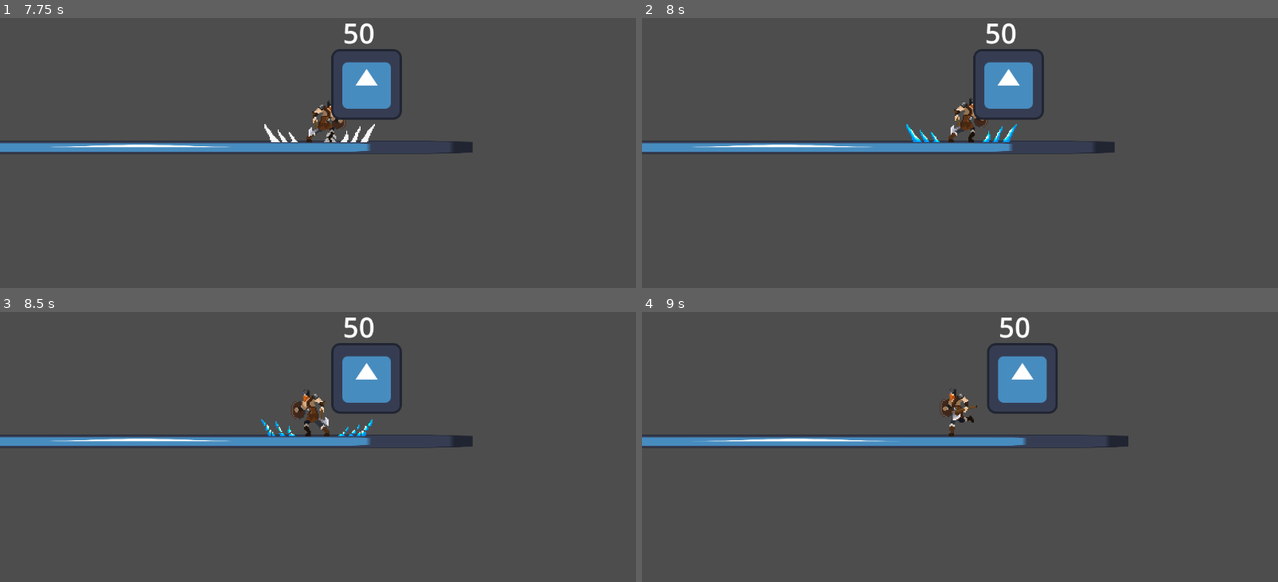
Above: before the commit, frames 1-4 (two rows, left to right).
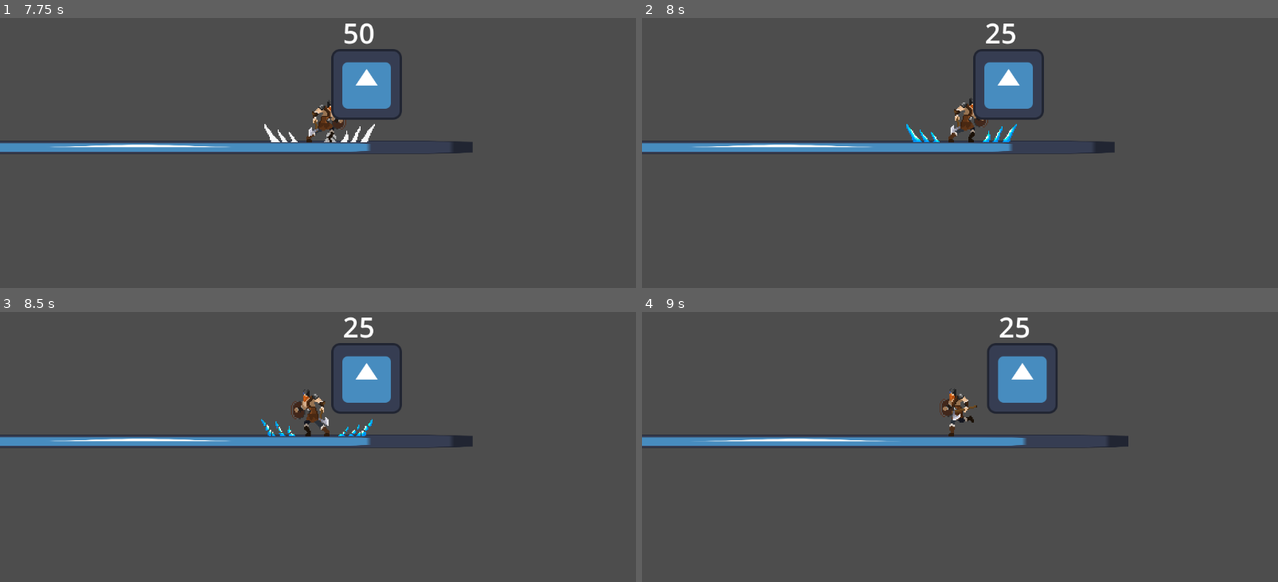
Above: after the commit, the same moments.

Repository: DoomerDuck/Cocktail-Viking-Final
Game: Godot game, scene res://Levels/test_level.tscn
The game is run twice, just before and just after one commit, with the same random seed, the same clock (stepped at 60 frames per second) and the same inputs. The engine's default icon, where the game draws it, is replaced by a stand-in: a white triangle on a blue panel in a dark square.
Inputs (mouse positions are in pixels of both pictures, inside the frame that each line leads up to):
- Up to frame 1 (7.75 s): move the mouse to (286, 180) at 0.52 s; hold D (right) 0.53-2.03 s; tap F (buff) at 0.6, 1.55, 3.05, 4.35, 5.85, 7.55 s; tap Space (jump) at 0.77, 0.8, 1.07, 1.35, 1.52, 1.82, 2.3, 3.02, 3.32, 3.77, 3.8, 4.07, 4.52, 4.82, 5.3, 6.02, 6.32, 6.6, 6.77, 7.07, 7.52 s; move the mouse to (508, 163) at 1.27 s; move the mouse to (127, 55) at 2.02 s; hold A (left) 2.03-4.28 s; tap R (attack_aoe) at 2.1, 7.35 s; move the mouse to (349, 109) at 2.77 s; click (349, 109) at 2.85 s; move the mouse to (222, 20) at 3.52 s; right-click (222, 20) at 3.6 s; tap Enter at 4.25 s; move the mouse to (457, 90) at 4.27 s; hold D (right) from 4.28 s (still down); move the mouse to (190, 126) at 5.02 s; tap Shift (dash) at 5.1 s; move the mouse to (381, 31) at 5.77 s; move the mouse to (286, 180) at 6.52 s; move the mouse to (508, 163) at 7.27 s
- Up to frame 2 (8 s): keep holding D (right); tap Space (jump) at 7.82 s
- Up to frame 3 (8.5 s): move the mouse to (127, 349) at 8.02 s; release D (right) at 8.03 s; hold A (left) from 8.03 s (still down); click (127, 349) at 8.1 s; tap Space (jump) at 8.3 s
- Up to frame 4 (9 s): keep holding A (left); move the mouse to (991, 403) at 8.77 s; right-click (991, 403) at 8.85 s

Frame 1 is identical in both runs. In frame 2, 0.2% of the frame differs, in the area x 54-59%, y 1-10%; in frame 3, 0.2%; in frame 4, 0.2%, in the area x 56-61%, y 1-10%.

Commit message:
AOE attack and Buff
created the AOE attack and buff mechanincs

Diff:
--- a/Levels/test_level.gd
+++ b/Levels/test_level.gd
@@ -7,7 +7,7 @@
 
 
 # Called every frame. 'delta' is the elapsed time since the previous frame.
-func _process(delta: float) -> void:
+func _process(_delta: float) -> void:
 	pass
 
 
--- a/Player/attacking_aoe.gd
+++ b/Player/attacking_aoe.gd
@@ -4,8 +4,6 @@
 var attack_timer : float = 0.0
 @onready var player_sprite = $"../Sprite2D"
 @onready var aoe_area = $"../AOEAttackArea/AOE"
-var aoe_damage : int = 25
-var is_aoe : bool = false
 
 func enter_state(player_node):
 	super(player_node)
@@ -21,11 +19,15 @@
 	attack_timer -= delta
 	if attack_timer <= 0:
 		aoe_area.disabled = true
-		is_aoe = false
 		player.change_state("IdleState")
 func aoe_attack():
-	aoe_area.disabled = false
+	$AOETimer.start()
 
 func _on_aoe_attack_area_body_entered(body: Node2D) -> void:
-	if body.is_in_group("Enemy") and is_aoe:
-		body.health -= aoe_damage
+	if body.is_in_group("Enemy"):
+		body.health -= player.aoe_damage
+		print("dmg")
+
+
+func _on_aoe_timer_timeout() -> void:
+	aoe_area.disabled = false
--- a/Player/attacking_state.gd
+++ b/Player/attacking_state.gd
@@ -5,7 +5,6 @@
 @onready var player_sprite = $"../Sprite2D"
 @onready var hitbox_right : CollisionShape2D = $"../MeleeAttackAreaRight/RightMelee"
 @onready var hitbox_left : CollisionShape2D = $"../MeleeAttackAreaLeft/LeftMelee"
-var melee_damage : int = 15
 var is_melee : bool = false
 
 func enter_state(player_node):
@@ -33,8 +32,8 @@
 
 func _on_melee_attack_area_left_body_entered(body: Node2D) -> void:
 	if body.is_in_group("Enemy") and is_melee:
-		body.health -= melee_damage
+		body.health -= player.melee_damage
 
 func _on_melee_attack_area_right_body_entered(body: Node2D) -> void:
 	if body.is_in_group("Enemy") and is_melee:
-		body.health -= melee_damage
+		body.health -= player.melee_damage
--- a/Player/buffing_state.gd
+++ b/Player/buffing_state.gd
@@ -1,13 +1,13 @@
 extends PlayerState
 
-var attack_duration : float = 2
+var attack_duration : float = 1.5
 var attack_timer : float = 0.0
 
 func enter_state(player_node):
 	super(player_node)
 	attack_timer = attack_duration
 	player.velocity.x = 0
-	#here there should be the buff function based on what cocktail was used
+	buff_melee()
 	player.play_animation("attack_buff")
 
 func handle_input(delta):
@@ -17,3 +17,16 @@
 	attack_timer -= delta
 	if attack_timer <= 0:
 		player.change_state("IdleState")
+
+func buff_melee():
+	if player.mana >= 20:
+		player.move_attack_damage = 10
+		player.jump_melee_damage = 10
+		player.melee_damage = 30
+		$Timer.start()
+		player.mana -= 20
+
+func _on_timer_timeout() -> void:
+	player.move_attack_damage = 5
+	player.jump_melee_damage = 5
+	player.melee_damage = 15
--- a/Player/jump_attack_state.gd
+++ b/Player/jump_attack_state.gd
@@ -5,7 +5,6 @@
 @onready var player_sprite = $"../Sprite2D"
 @onready var hitbox_right : CollisionShape2D = $"../MeleeAttackAreaRight/RightMelee"
 @onready var hitbox_left : CollisionShape2D = $"../MeleeAttackAreaLeft/LeftMelee"
-var jump_melee_damage : int = 5
 var is_jump_melee : bool = false
 
 func enter_state(player_node):
@@ -34,8 +33,8 @@
 
 func _on_melee_attack_area_right_body_entered(body: Node2D) -> void:
 	if body.is_in_group("Enemy") and is_jump_melee:
-		body.health -= jump_melee_damage
+		body.health -= player.jump_melee_damage
 
 func _on_melee_attack_area_left_body_entered(body: Node2D) -> void:
 	if body.is_in_group("Enemy") and is_jump_melee:
-		body.health -= jump_melee_damage
+		body.health -= player.jump_melee_damage
--- a/Player/move_attack_state.gd
+++ b/Player/move_attack_state.gd
@@ -5,7 +5,6 @@
 @onready var player_sprite = $"../Sprite2D"
 @onready var hitbox_right : CollisionShape2D = $"../MeleeAttackAreaRight/RightMelee"
 @onready var hitbox_left : CollisionShape2D = $"../MeleeAttackAreaLeft/LeftMelee"
-var move_attack_damage : int = 5
 var is_move_melee : bool = false
 
 func enter_state(player_node):
@@ -33,8 +32,8 @@
 
 func _on_melee_attack_area_right_body_entered(body: Node2D) -> void:
 	if body.is_in_group("Enemy") and is_move_melee:
-		body.health -= move_attack_damage
+		body.health -= player.move_attack_damage
 
 func _on_melee_attack_area_left_body_entered(body: Node2D) -> void:
 	if body.is_in_group("Enemy") and is_move_melee:
-		body.health -= move_attack_damage
+		body.health -= player.move_attack_damage
--- a/Player/player.tscn
+++ b/Player/player.tscn
@@ -838,7 +838,7 @@
 size = Vector2(41, 79)
 
 [sub_resource type="CircleShape2D" id="CircleShape2D_m3wh5"]
-radius = 295.002
+radius = 217.0
 
 [node name="PlayerStateController" type="CharacterBody2D" groups=["Player"]]
 collision_mask = 2
@@ -883,11 +883,19 @@
 [node name="AttackingAOE" type="Node" parent="."]
 script = ExtResource("10_7b1y0")
 
+[node name="AOETimer" type="Timer" parent="AttackingAOE"]
+wait_time = 0.5
+one_shot = true
+
 [node name="AttackingRange" type="Node" parent="."]
 script = ExtResource("11_lsyw0")
 
 [node name="BuffingState" type="Node" parent="."]
 script = ExtResource("12_ix6lf")
+
+[node name="Timer" type="Timer" parent="BuffingState"]
+wait_time = 3.0
+one_shot = true
 
 [node name="MeleeAttackAreaRight" type="Area2D" parent="."]
 collision_layer = 3
@@ -918,6 +926,8 @@
 
 [connection signal="animation_finished" from="Sprite2D" to="DashingState" method="_on_sprite_2d_animation_finished"]
 [connection signal="timeout" from="DashingState/DashTimer" to="DashingState" method="_on_dash_timer_timeout"]
+[connection signal="timeout" from="AttackingAOE/AOETimer" to="AttackingAOE" method="_on_aoe_timer_timeout"]
+[connection signal="timeout" from="BuffingState/Timer" to="BuffingState" method="_on_timer_timeout"]
 [connection signal="body_entered" from="MeleeAttackAreaRight" to="AttackingState" method="_on_melee_attack_area_right_body_entered"]
 [connection signal="body_entered" from="MeleeAttackAreaRight" to="JumpAttackState" method="_on_melee_attack_area_right_body_entered"]
 [connection signal="body_entered" from="MeleeAttackAreaRight" to="MoveAttackState" method="_on_melee_attack_area_right_body_entered"]
--- a/StateMachine/player_state_controller.gd
+++ b/StateMachine/player_state_controller.gd
@@ -8,6 +8,10 @@
 @export var mana : int = 50
 @export var stamina : int = 70
 @onready var player_sprite: AnimatedSprite2D = $Sprite2D
+var move_attack_damage : int = 5
+var jump_melee_damage : int = 5
+var melee_damage : int = 15
+var aoe_damage : int = 25
 
 func _ready() -> void:
 	change_state("IdleState")
